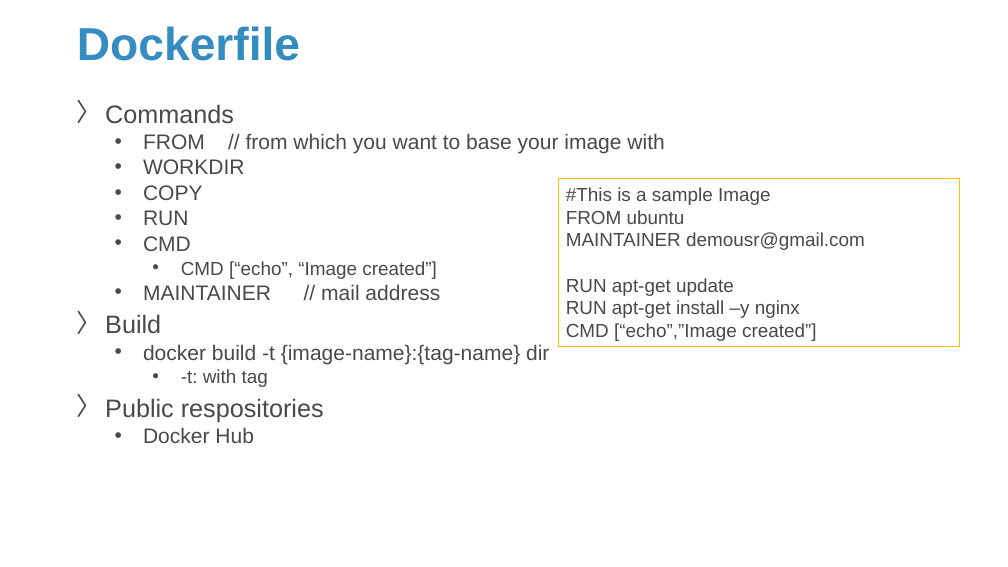
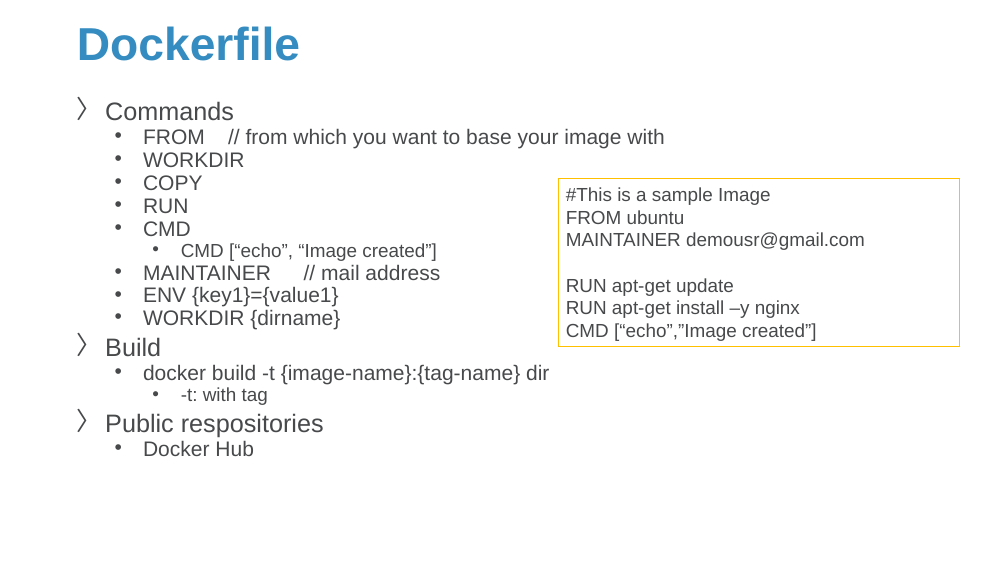
Before and after one commit to Sparks-Lu/TechNotes, a slide deck: slide 9 of Docker-Notes.pptx (slide 8 before the commit). Drawn at 1008x567 pixels with LibreOffice and Linux fonts; fonts in the diff are those of the drawing; background and template pictures are left out. Boxes give left, top, right and bottom in pixels: in the first picture for what was removed or moved away, otherwise in the second. Text is boxed around its words. In the diff, an @@ line names an element or a change of style, - is before the commit and + after.

```diff
--- a/Docker-Notes.pptx
+++ b/Docker-Notes.pptx
@@ text at [105,101,664,456]: line spacing 0.8 to 0.7 @@
@@ text at [143,286,340,330]: paragraphs added @@
+  • ENV {key1}={value1}
+  • WORKDIR {dirname}
```
Also in this commit, not shown: 2 other slides changed, 1 slide added, 25 other files.
